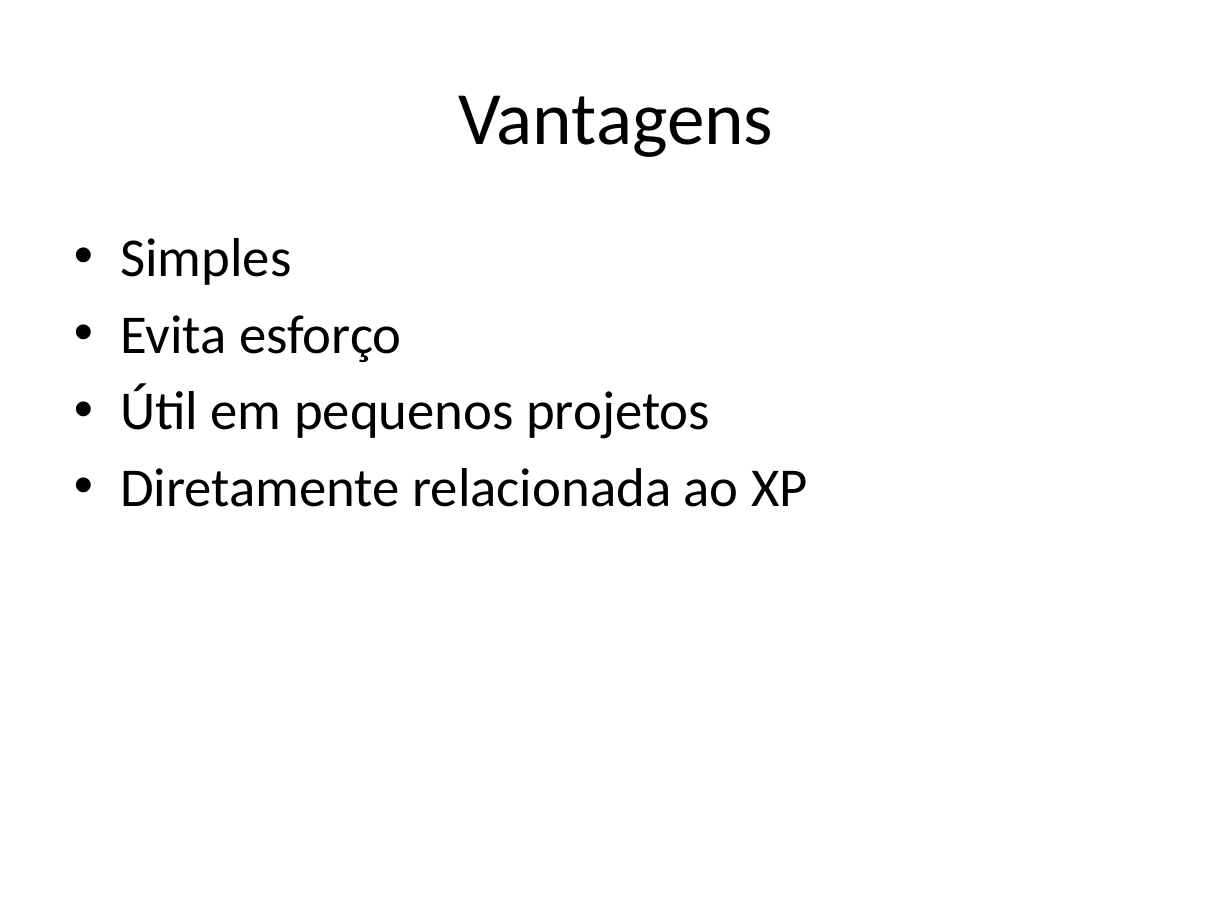
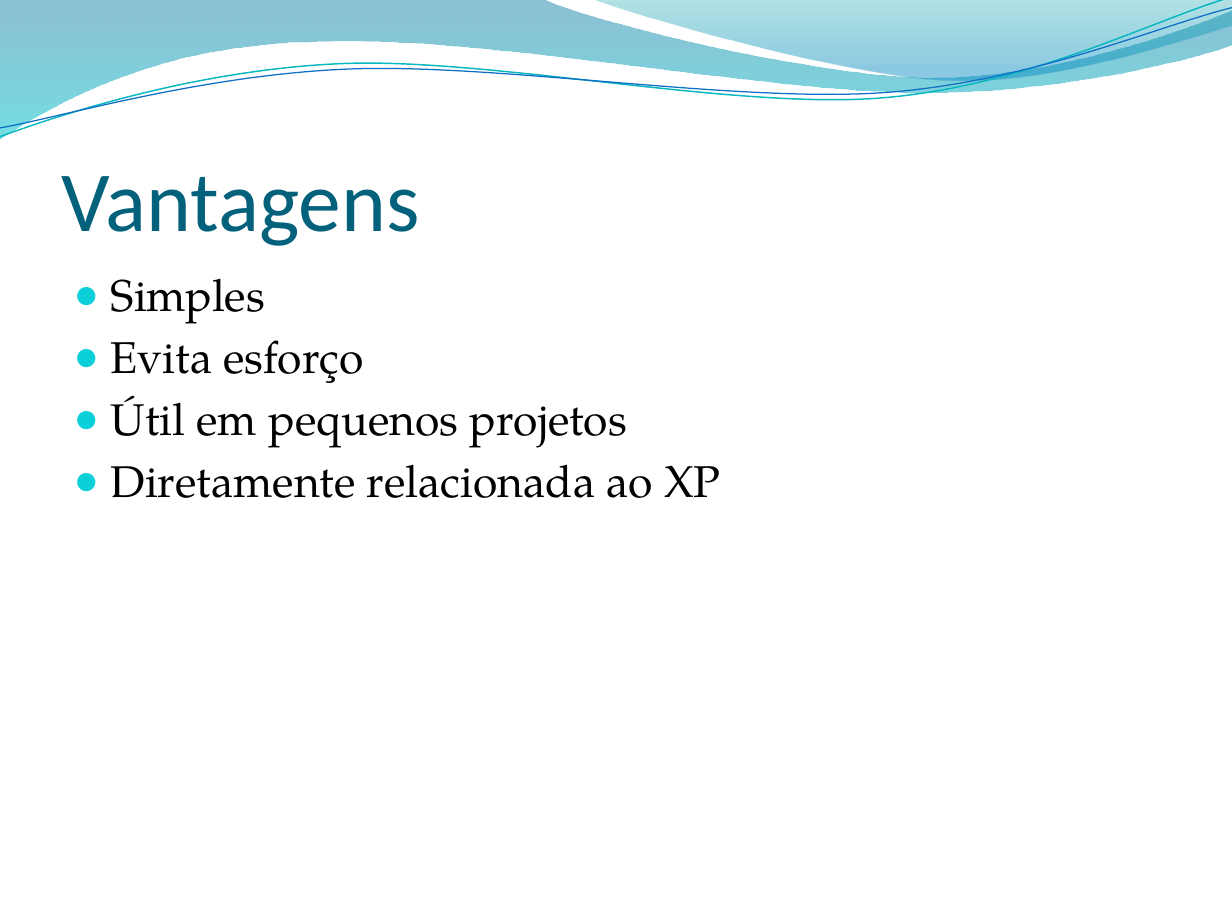
Before and after one commit to guglinski/bolsistas, a slide deck: slide 3 of Atividade 4 - bolsistas/Atividade 4 - ES.pptx. Drawn at 1232x924 pixels with LibreOffice and Linux fonts; fonts in the diff are those of the drawing; background and template pictures are left out. Boxes give left, top, right and bottom in pixels: in the first picture for what was removed or moved away, otherwise in the second. Text is boxed around its words. In the diff, an @@ line names an element or a change of style, - is before the commit and + after.

```diff
--- a/Atividade 4 - bolsistas/Atividade 4 - ES.pptx
+++ b/Atividade 4 - bolsistas/Atividade 4 - ES.pptx
@@ freeform shape added at (x1=0, y1=0, x2=1232, y2=139), fill gradient #0074A1 to #00C6CF @@
@@ freeform shape added at (x1=0, y1=0, x2=1232, y2=144), outline #0AB8BF 0.85 pt @@
@@ freeform shape added at (x1=0, y1=8, x2=1232, y2=137), outline #0F6FC6 0.75 pt @@
@@ freeform shape added at (x1=590, y1=0, x2=1232, y2=85), fill gradient #00A1A9 to #008BBF @@
@@ title "Vantagens" moved from (x1=458, y1=95, x2=773, y2=157) to (x1=62, y1=176, x2=420, y2=246) @@
@@ title "Vantagens" at (x1=62, y1=176, x2=420, y2=246): size 44 to 50 pt, text colour #000000 to #04617B; alignment centre to left; vertical alignment middle to bottom @@
@@ text "Simples" moved from (x1=120, y1=238, x2=808, y2=507) to (x1=111, y1=278, x2=721, y2=498) @@
@@ text "Simples" at (x1=111, y1=278, x2=721, y2=498): size 32 to 26 pt, font Calibri to TeX Gyre Pagella; bullet • to ●; less space between paragraphs @@
```
Also in this commit, not shown: 2 other slides changed, 3 slides added, 2 slides removed.
